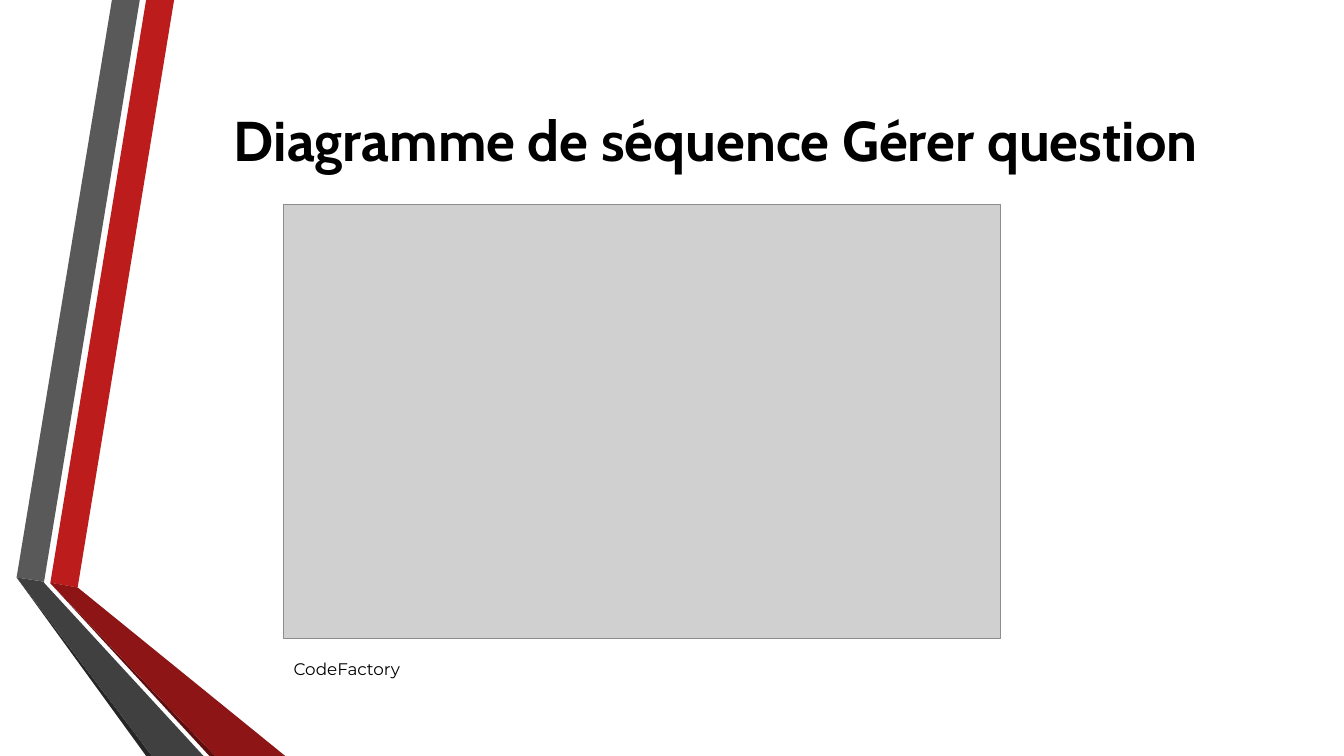
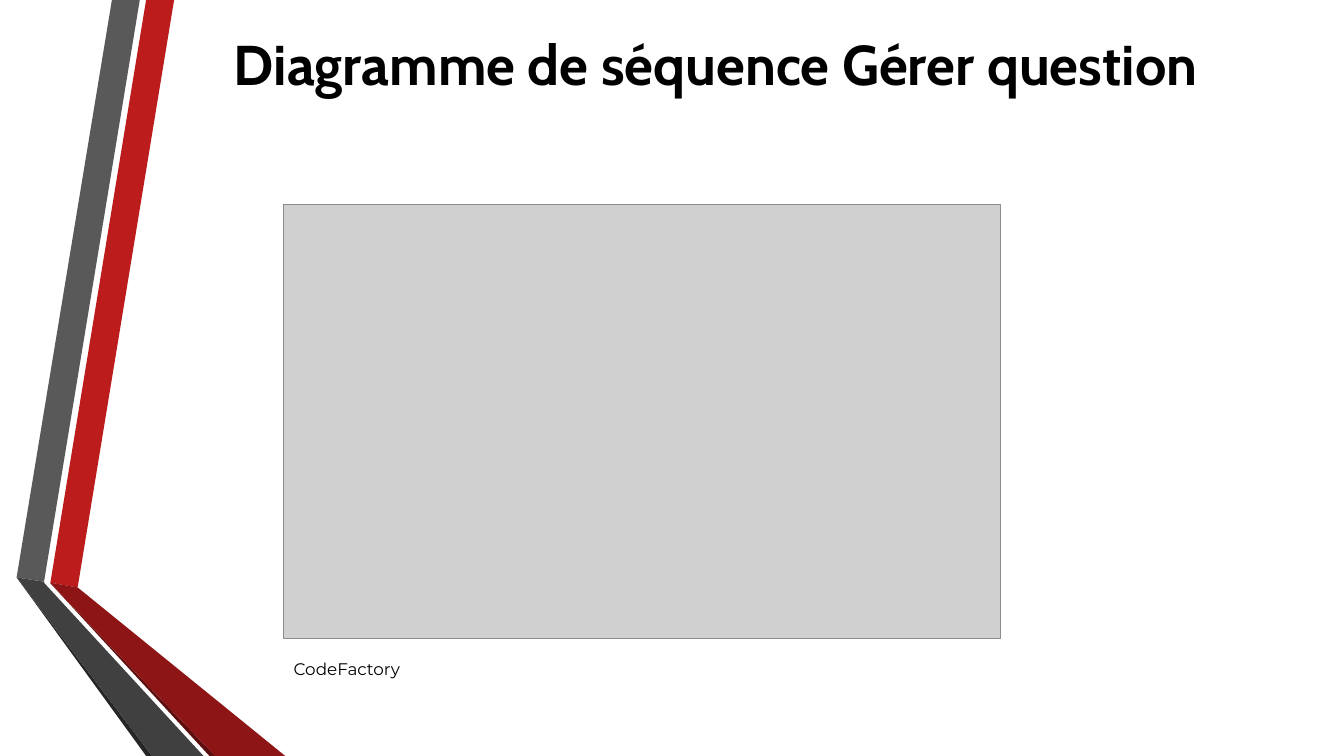
Before and after one commit to Ashmouth/IL, a slide deck: slide 8 of Diaporama/Ingénierie logiciel eCours.pptx. Drawn at 1344x756 pixels with LibreOffice and Linux fonts; fonts in the diff are those of the drawing; grey boxes stand for pictures; background and template pictures are left out. Boxes give left, top, right and bottom in pixels: in the first picture for what was removed or moved away, otherwise in the second. Text is boxed around its words. In the diff, an @@ line names an element or a change of style, - is before the commit and + after.

```diff
--- a/Diaporama/Ingénierie logiciel eCours.pptx
+++ b/Diaporama/Ingénierie logiciel eCours.pptx
@@ title "Diagramme de séquence Gérer question": place and size @@
-title "Diagramme de séquence Gérer question" at (234, 119, 1197, 173)
+title "Diagramme de séquence Gérer question" at (234, 43, 1197, 97)
```
Also in this commit, not shown: 10 other slides changed, 1 slide added, 2 other files.
